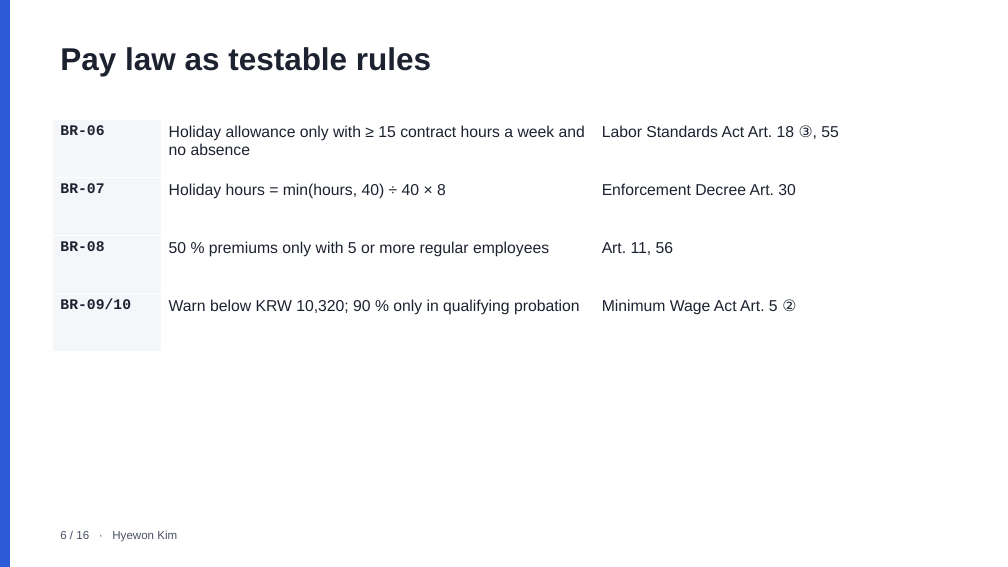
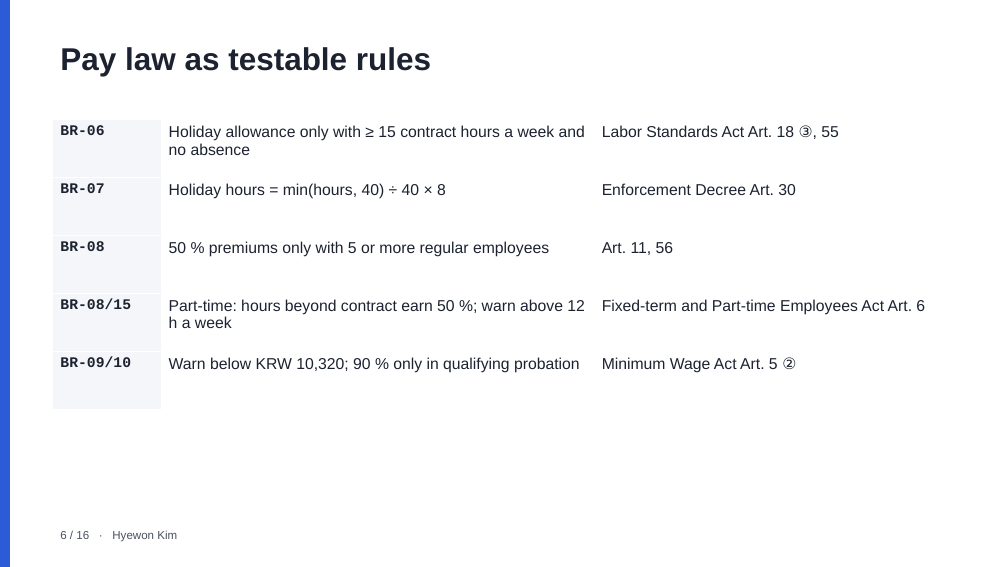
Before and after one commit to keemlogan/shiftswap, a slide deck: slide 6 of presentation/ShiftSwap-Team7.pptx. Drawn at 1008x567 pixels with LibreOffice and Linux fonts; fonts in the diff are those of the drawing. Boxes give left, top, right and bottom in pixels: in the first picture for what was removed or moved away, otherwise in the second. Text is boxed around its words. In the diff, an @@ line names an element or a change of style, - is before the commit and + after.

```diff
--- a/presentation/ShiftSwap-Team7.pptx
+++ b/presentation/ShiftSwap-Team7.pptx
@@ table at (53,120,955,410) @@
+row 4: BR-08/15 | Part-time: hours beyond contract earn 50 %; warn above 12 h a week | Fixed-term and Part-time Employees Act Art. 6
```
Also in this commit, not shown: 7 other slides changed, 2 other files.
